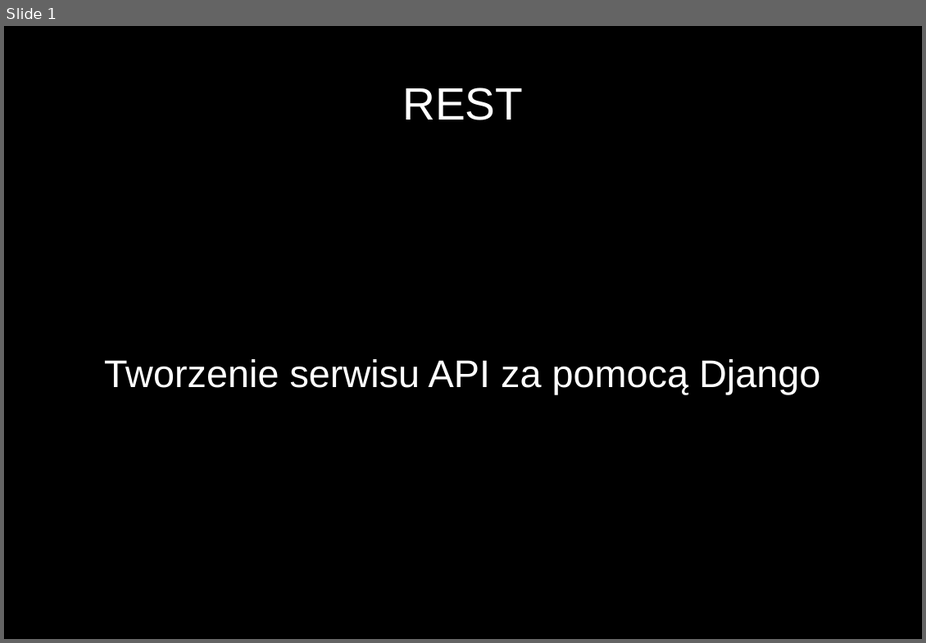
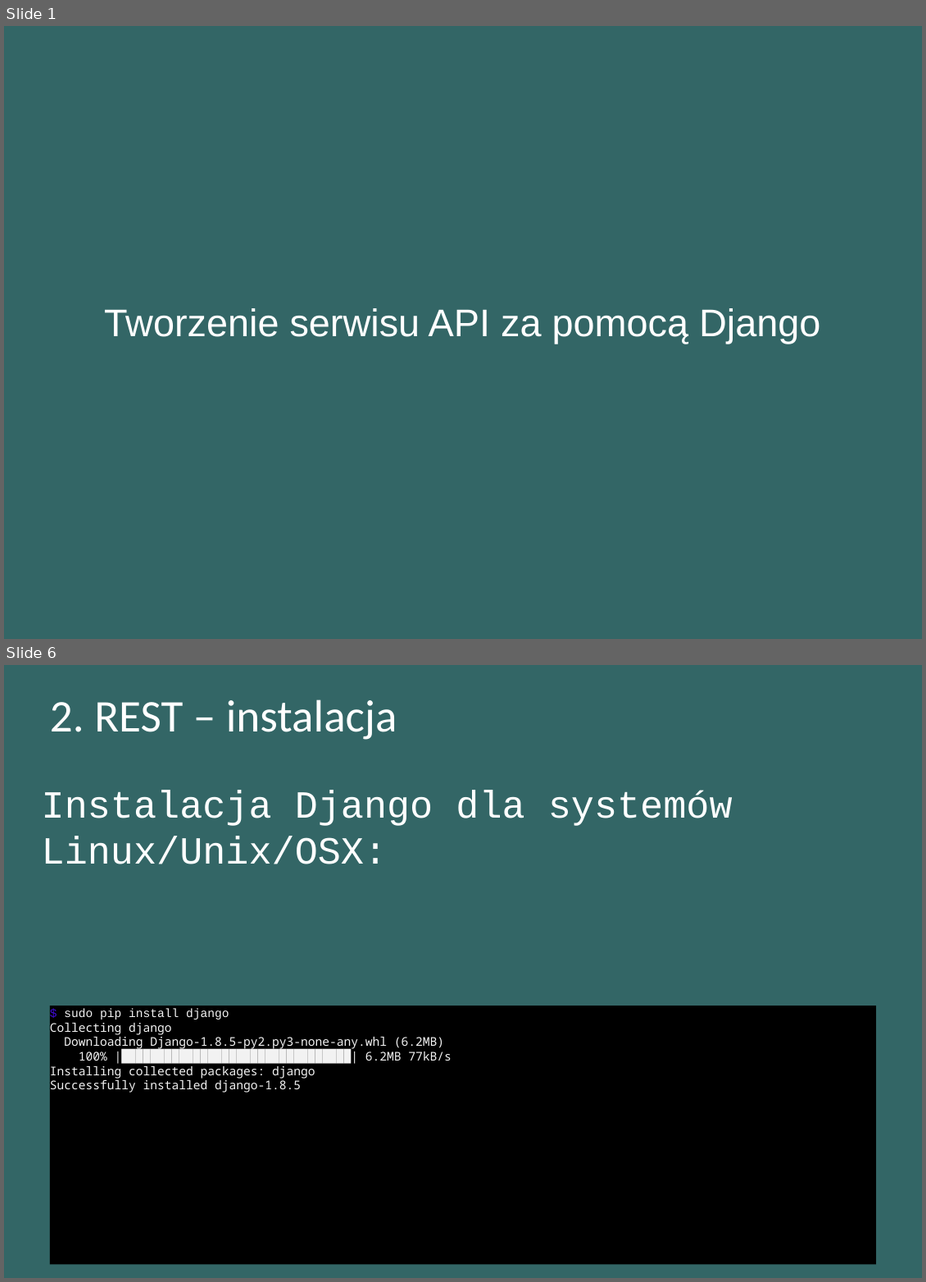
Before and after one commit to matulik/reinyzagam, a slide deck: Docs/presentation.odp. Shown one above the other, each under a label of ours: slide 1 before the commit, slides 1 and 6 after it; the slides between them are not shown. The pictures are 926x643 and 926x1282 pixels, drawn with LibreOffice and Linux fonts; fonts in the diff are those of the drawing. Boxes give left, top, right and bottom in pixels: in the first picture for what was removed or moved away, otherwise in the second. Text is boxed around its words. In the diff, an @@ line names an element or a change of style, - is before the commit and + after.

Commit message:
Base Django project added

```diff
--- a/Docs/presentation.odp
+++ b/Docs/presentation.odp
@@ slide 6 added at [4, 665, 922, 1278], background #336666 @@
@@ title added at [50, 699, 398, 740], 37.7 pt, text #FFFFFF @@
+2. REST – instalacja
@@ text added at [42, 790, 733, 864], 32 pt, text #FFFFFF @@
+Instalacja Django dla systemów Linux/Unix/OSX:
@@ subtitle added at [50, 1005, 876, 1264], fill #000000, 10 pt, text #F2F2F2 @@
+$ sudo pip install django
+Collecting django
+Downloading Django-1.8.5-py2.py3-none-any.whl (6.2MB)
+100% |████████████████████████████████| 6.2MB 77kB/s
+Installing collected packages: django
+Successfully installed django-1.8.5
@@ slide 1 changed as well @@
@@ background #000000 to #336666 @@
@@ title removed at [403, 87, 523, 120] @@
-REST
@@ subtitle "Tworzenie serwisu API za pomocą ...": place and size @@
-subtitle "Tworzenie serwisu API za pomocą ..." at [104, 359, 821, 394]
+subtitle "Tworzenie serwisu API za pomocą ..." at [104, 308, 821, 343]
```
Also in this commit, not shown: 5 other slides added, 5 other files.
